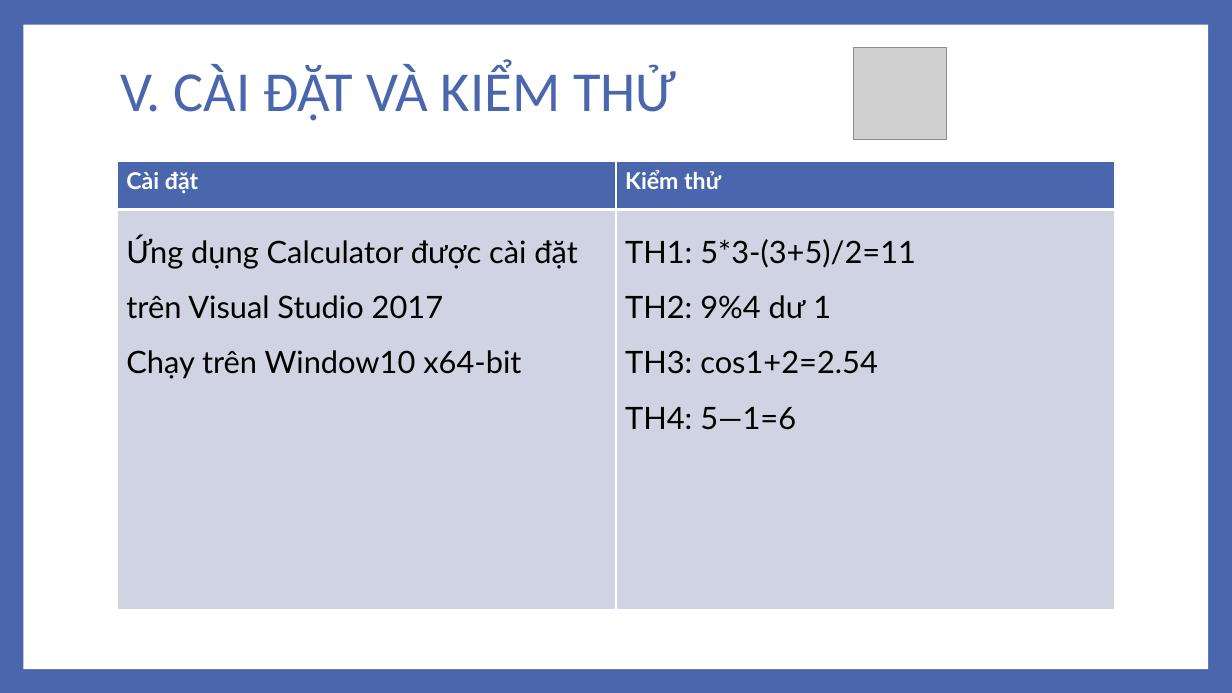
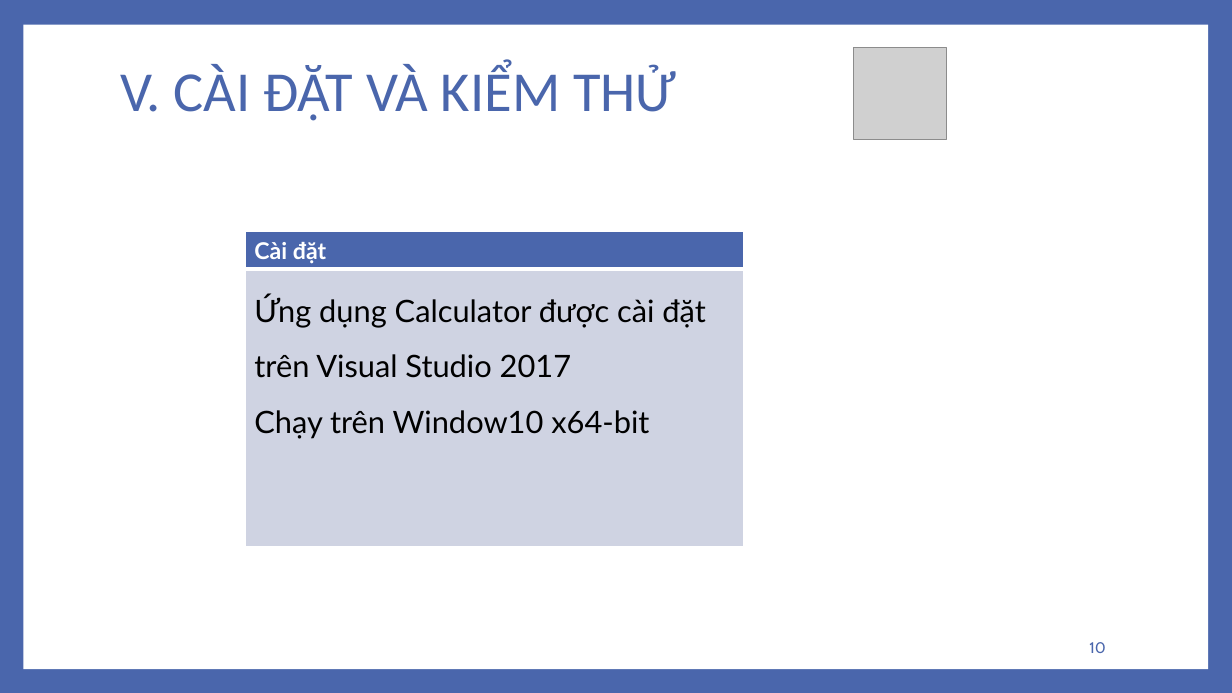
Before and after one commit to lehung0108/CauTrucDuLieu, a slide deck: slide 10 of Documents/XÂY DỰNG ỨNG DỤNG CALCULATOR.pptx (slide 12 before the commit). Drawn at 1232x693 pixels with LibreOffice and Linux fonts; fonts in the diff are those of the drawing; grey boxes stand for pictures. Boxes give left, top, right and bottom in pixels: in the first picture for what was removed or moved away, otherwise in the second. Text is boxed around its words. In the diff, an @@ line names an element or a change of style, - is before the commit and + after.

```diff
--- a/Documents/XÂY DỰNG ỨNG DỤNG CALCULATOR.pptx
+++ b/Documents/XÂY DỰNG ỨNG DỤNG CALCULATOR.pptx
@@ table at [245, 232, 744, 547] @@
-column 2: Kiểm thử | TH1: 5*3-(3+5)/2=11 / TH2: 9%4 dư 1 / TH3: cos1+2=2.54 / TH4: 5—1=6
@@ table: place and size @@
-table at [117, 162, 1116, 610]
+table at [245, 232, 744, 547]
@@ page number added at [1089, 642, 1105, 653], 12 pt, text #4A66AC @@
+10
```
Also in this commit, not shown: 10 other slides changed, 2 slides added, 3 slides removed, 2 other files.
